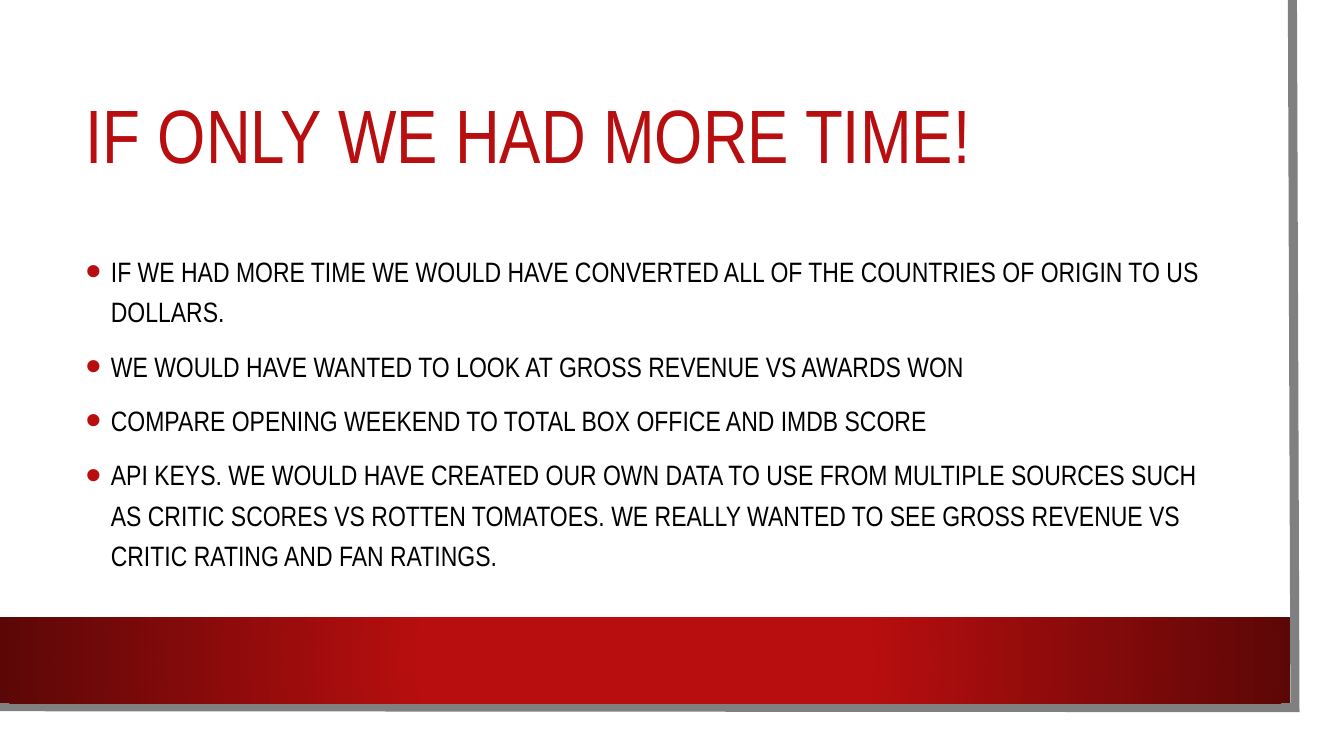
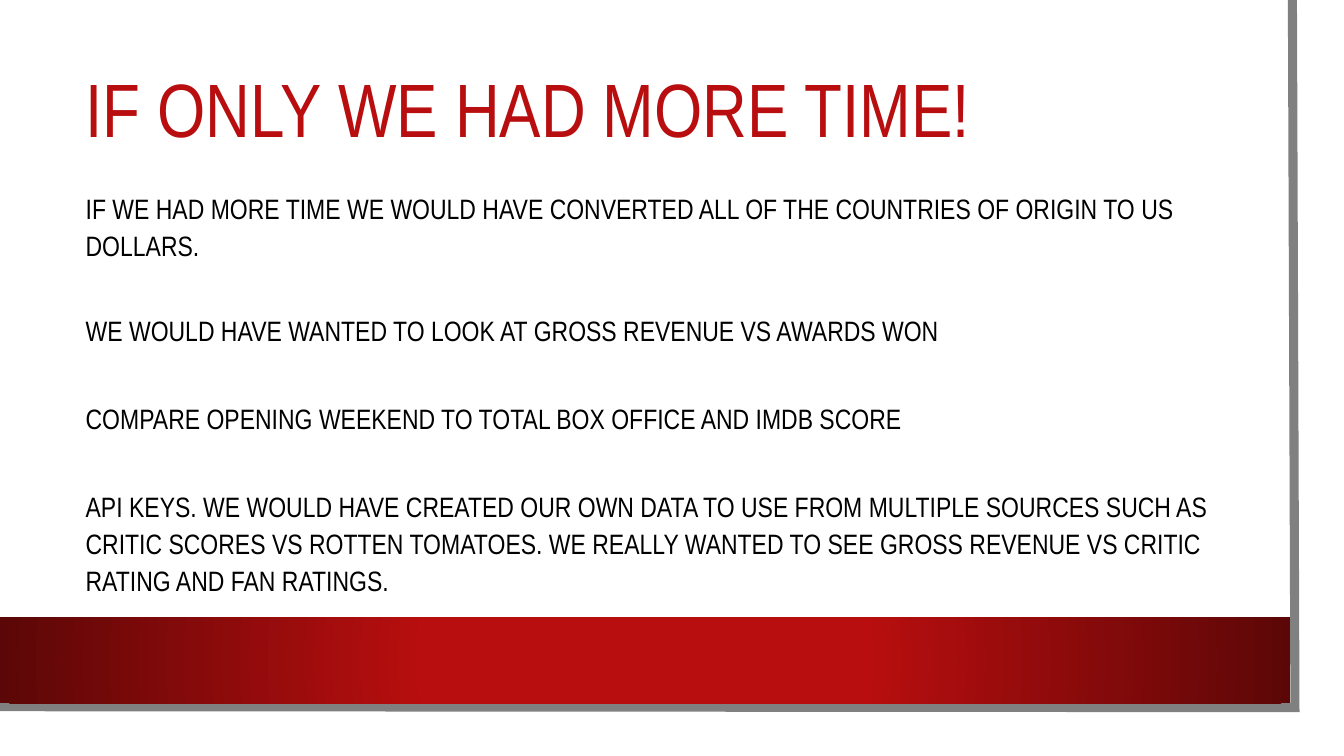
Before and after one commit to mlubin2/Movie_Project, a slide deck: slide 22 of Movie PP.pptx (slide 18 before the commit). Drawn at 1344x756 pixels with LibreOffice and Linux fonts; fonts in the diff are those of the drawing; background and template pictures are left out. Boxes give left, top, right and bottom in pixels: in the first picture for what was removed or moved away, otherwise in the second. Text is boxed around its words. In the diff, an @@ line names an element or a change of style, - is before the commit and + after.

```diff
--- a/Movie PP.pptx
+++ b/Movie PP.pptx
@@ title "IF ONLY WE HAD MORE ...": place and size @@
-title "IF ONLY WE HAD MORE ..." at box(86, 110, 970, 164)
+title "IF ONLY WE HAD MORE ..." at box(85, 84, 970, 138)
@@ text "IF WE HAD MORE TIME ...": place and size @@
-text "IF WE HAD MORE TIME ..." at box(111, 262, 1198, 567)
+text "IF WE HAD MORE TIME ..." at box(86, 199, 1207, 592)
@@ text "IF WE HAD MORE TIME ..." at box(86, 199, 1207, 592): bullet • to none; line spacing 1.2 to 1.1 @@
```
Also in this commit, not shown: 9 other slides changed, 4 slides added.
